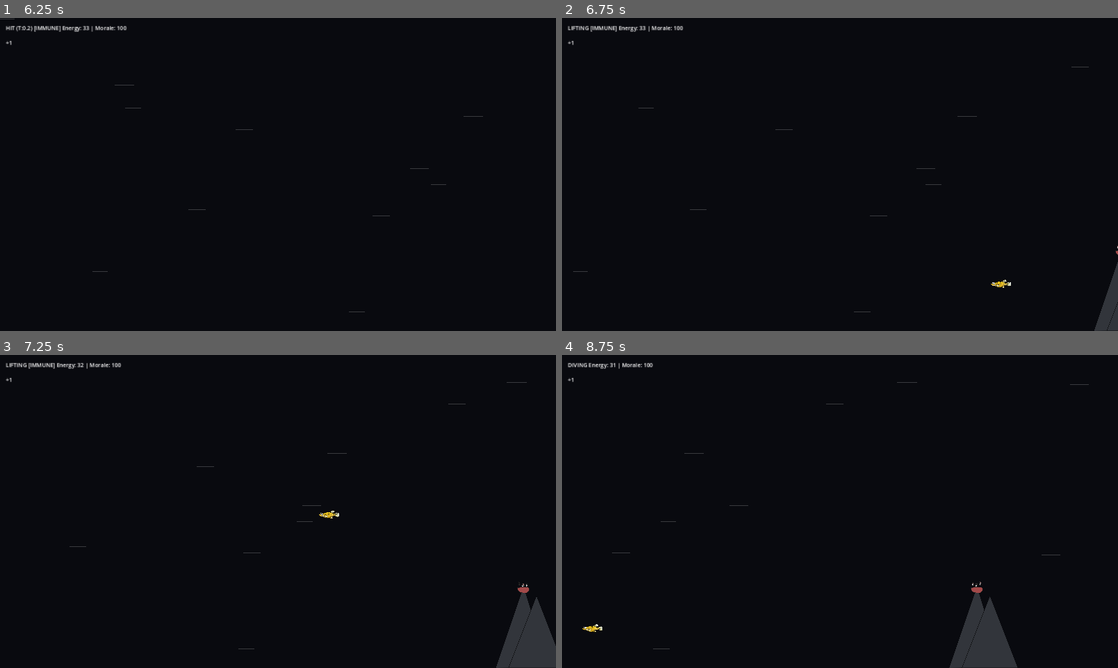
Above: before the commit, frames 1-4 (two rows, left to right).
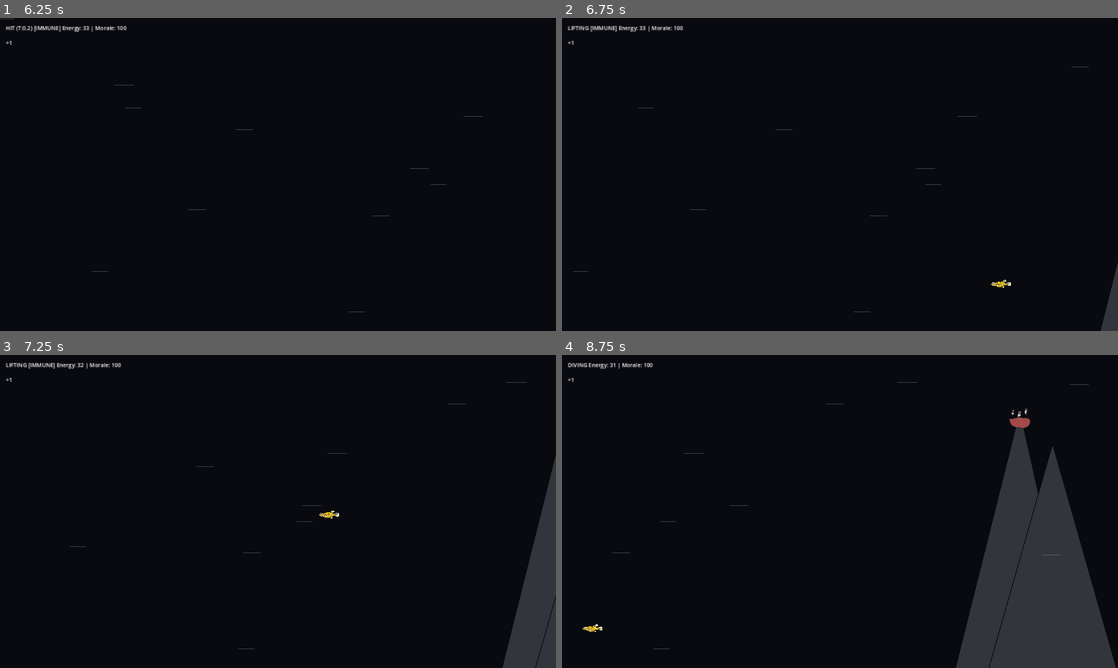
Above: after the commit, the same moments.

Repository: yakostro/eagle_game
Game: Godot game, scene res://Scenes/game.tscn
The game is run twice, just before and just after one commit, with the same random seed, the same clock (stepped at 60 frames per second) and the same inputs.
Inputs:
- Up to frame 1 (6.25 s): hold Up (move_up) 0.53-1.28 s; tap F (drop_fish) at 0.6, 2.85, 5.1 s; tap Space (ui_select) at 0.77, 1.07, 1.52, 1.82, 3.02, 3.32, 3.77, 4.07, 4.52, 4.82, 6.02 s; tap T at 1.25, 3.5 s; hold Down (move_down) 1.28-2.03 s; tap E (eat_fish) at 1.35, 3.6, 5.85 s; hold Up (move_up) 2.03-3.53 s; tap H (screech) at 2.1, 4.35 s; hold Down (move_down) 3.53-5.78 s; hold Up (move_up) from 5.78 s (still down)
- Up to frame 2 (6.75 s): keep holding Up (move_up); tap Space (ui_select) at 6.32 s; tap T at 6.5 s; tap H (screech) at 6.6 s
- Up to frame 3 (7.25 s): keep holding Up (move_up); tap Space (ui_select) at 6.77, 7.07 s
- Up to frame 4 (8.75 s): tap F (drop_fish) at 7.35 s; tap Space (ui_select) at 7.52, 7.82 s; release Up (move_up) at 8.03 s; hold Down (move_down) from 8.03 s (still down); tap E (eat_fish) at 8.1 s

Frame 1 is identical in both runs. In frame 2, 0.1% of the frame differs, in the area x 95-100%, y 72-100%; in frame 3, 1.9%; in frame 4, 11%, in the area x 69-100%, y 17-100%.

Commit message:
refactored mountain spawn for the sake of nest spawn

Diff:
--- a/Scenes/mountain.tscn
+++ b/Scenes/mountain.tscn
@@ -5,15 +5,13 @@
 
 [sub_resource type="SegmentShape2D" id="SegmentShape2D_cwc11"]
 a = Vector2(-44, 0)
-b = Vector2(-213, 493)
+b = Vector2(-214, 687)
 
 [node name="Mountain" type="StaticBody2D"]
 z_index = -3
 collision_layer = 2
 collision_mask = 0
 script = ExtResource("1_eigoe")
-mountain_scale_min = 0.3
-mountain_scale_max = 1.8
 movement_speed = 250.0
 
 [node name="Sprite2D" type="Sprite2D" parent="."]
@@ -21,9 +19,9 @@
 centered = false
 
 [node name="CollisionShape2D" type="CollisionShape2D" parent="."]
-position = Vector2(214, 5)
+position = Vector2(286, 9)
 shape = SubResource("SegmentShape2D_cwc11")
 debug_color = Color(0.337255, 0.188235, 0.721569, 0.8)
 
 [node name="NestPlaceholder" type="Marker2D" parent="."]
-position = Vector2(170, 7)
+position = Vector2(245, 25)
--- a/Scenes/nest.tscn
+++ b/Scenes/nest.tscn
@@ -73,7 +73,7 @@
 sprite_frames = SubResource("SpriteFrames_cwq4g")
 animation = &"fed"
 autoplay = "hungry"
-frame_progress = 0.188811
+frame_progress = 0.216502
 
 [node name="Area2D" type="Area2D" parent="."]
 
--- a/scripts/mountain.gd
+++ b/scripts/mountain.gd
@@ -1,34 +1,30 @@
 extends StaticBody2D
 class_name Mountain
 
-@export var mountain_scale_min: float = 0.5  # Minimum mountain scale
-@export var mountain_scale_max: float = 1.5  # Maximum mountain scale
 @export var movement_speed: float = 200.0  # Speed mountain moves left
+@export var spawn_y_offset: float = 500.0  # Y offset from screen height for random positioning
 
 func _ready():
 	# Add to obstacles group for collision detection
 	add_to_group("obstacles")
 
 func setup_mountain(screen_width: float, screen_height: float):
-	"""Set up mountain with random scale and position at bottom of screen"""
-	# Random scale (as per GDD requirements: 0.5 to 1.5)
-	var scale_factor = randf_range(mountain_scale_min, mountain_scale_max)
-	scale = Vector2(scale_factor, scale_factor)
-
-	# Position at bottom of screen with top-left pivot
+	"""Set up mountain with random Y position according to GDD"""
+	# Position off-screen to the right
 	var spawn_x = screen_width + 100  # Start off-screen to the right
 
-	# Get sprite height to position bottom edge at screen bottom
+	# Get sprite height for positioning calculation
 	var sprite = get_node("Sprite2D")
 	var texture = sprite.texture
-	var sprite_height = texture.get_height() * scale_factor
+	var sprite_height = texture.get_height()
 
-	# With top-left pivot: position so bottom of sprite touches screen bottom
-	var spawn_y = screen_height - sprite_height
+	# Random Y position: from SCREEN_HEIGHT-SPRITE_HEIGHT to SCREEN_HEIGHT-SPRITE_HEIGHT+offset (GDD requirement)
+	var base_y = screen_height - sprite_height
+	var spawn_y = randf_range(base_y, base_y + spawn_y_offset)
 
 	global_position = Vector2(spawn_x, spawn_y)
 
-	print("Mountain setup at position: ", global_position, " with scale: ", scale_factor)
+	print("Mountain setup at position: ", global_position, " (Y range: ", base_y, " to ", base_y + spawn_y_offset, ")")
 
 func _process(delta):
 	"""Handle automatic movement and cleanup"""
@@ -38,7 +34,7 @@
 	# Self-cleanup when off-screen (based on sprite width)
 	var sprite = get_node("Sprite2D")
 	var texture = sprite.texture
-	var sprite_width = texture.get_width() * scale.x
+	var sprite_width = texture.get_width()
 
 	# Remove when the rightmost edge is off the left side of the screen
 	if global_position.x + sprite_width < 0:
@@ -52,5 +48,5 @@
 	# Return true if mountain is off-screen (for cleanup)
 	var sprite = get_node("Sprite2D")
 	var texture = sprite.texture
-	var sprite_width = texture.get_width() * scale.x
+	var sprite_width = texture.get_width()
 	return global_position.x + sprite_width < 0
Binary file changed: sprites/mountain.png
Not shown, changed: GDD.md
